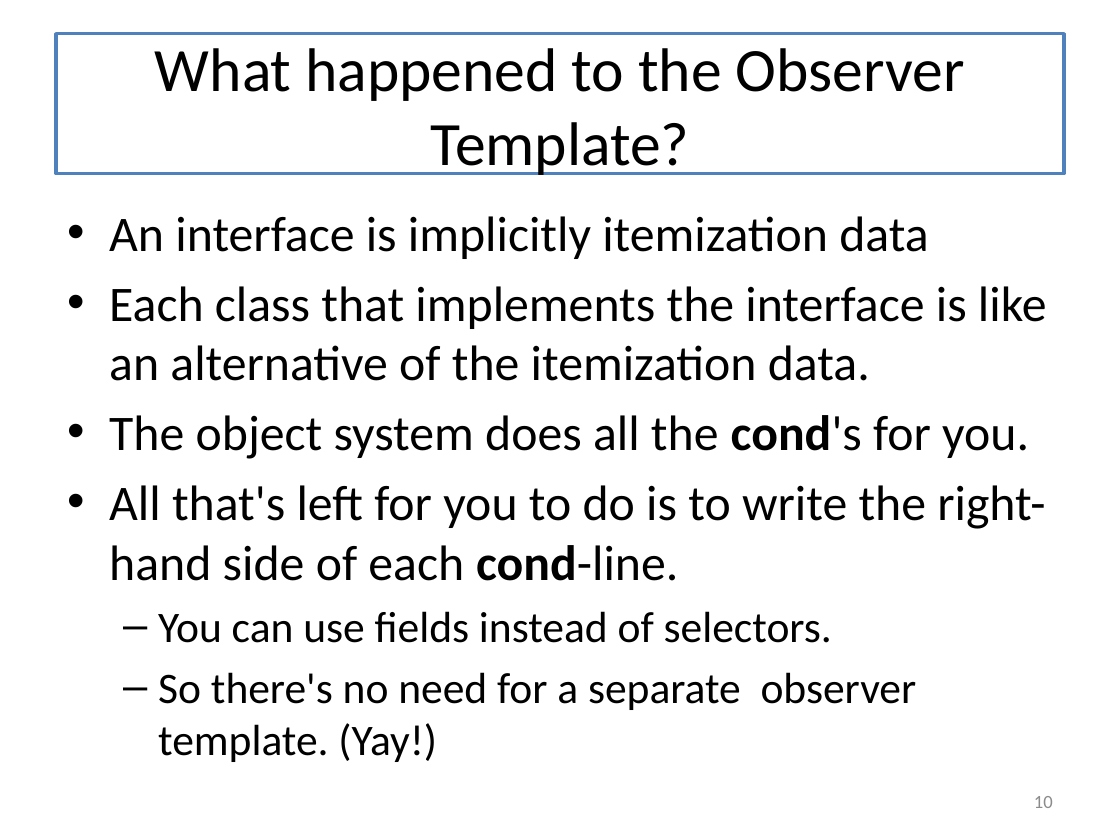
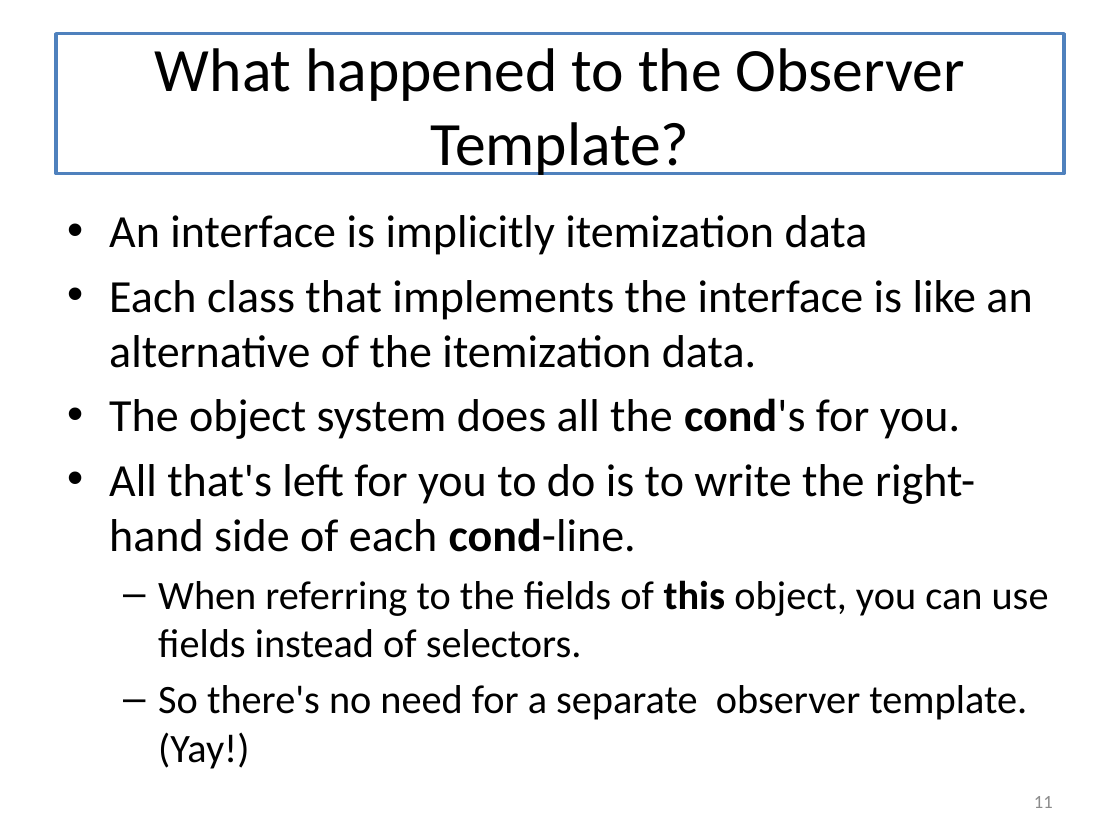
Before and after one commit to mwand/cs5010f17, a slide deck: slide 11 of Slides/Lesson 9.5 The Design Recipe Using Classes.pptx (slide 10 before the commit). Drawn at 1120x840 pixels with LibreOffice and Linux fonts; fonts in the diff are those of the drawing. Boxes give left, top, right and bottom in pixels: in the first picture for what was removed or moved away, otherwise in the second. Text is boxed around its words. In the diff, an @@ line names an element or a change of style, - is before the commit and + after.

```diff
--- a/Slides/Lesson 9.5 The Design Recipe Using Classes.pptx
+++ b/Slides/Lesson 9.5 The Design Recipe Using Classes.pptx
@@ text at [109, 215, 1032, 769]: size 32 to 29.6 pt in "An interface is implicitly itemization data", "Each class that implements the interface is ...", "The object system does all the cond's ...", "All that's left for you to do ..."; size 28 to 25.9 pt in "So there's no need for a separate ..." @@
@@ text at [158, 580, 1049, 658]: text changed; size 28 to 25.9 pt @@
-  – You can use fields instead of selectors.
+  – When referring to the fields of this object, you can use fields instead of selectors.
@@ page number at [1034, 796, 1053, 808]: text changed @@
-10
+11
```
Also in this commit, not shown: 13 other slides changed, 5 slides added, 54 other files.
